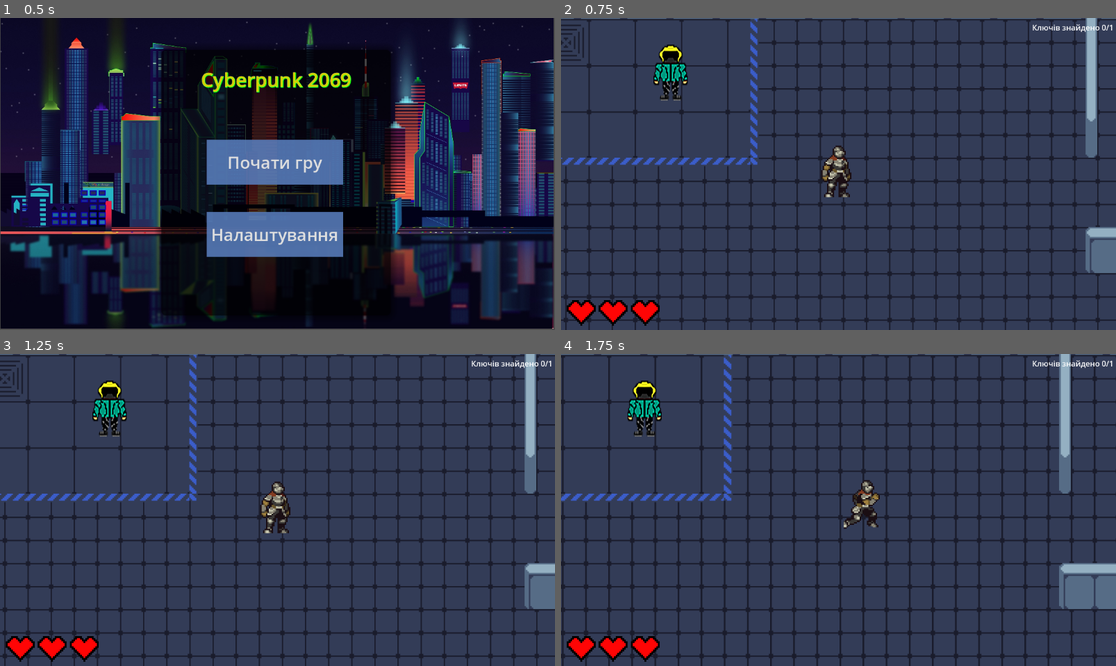
Above: before the commit, frames 1-4 (two rows, left to right).
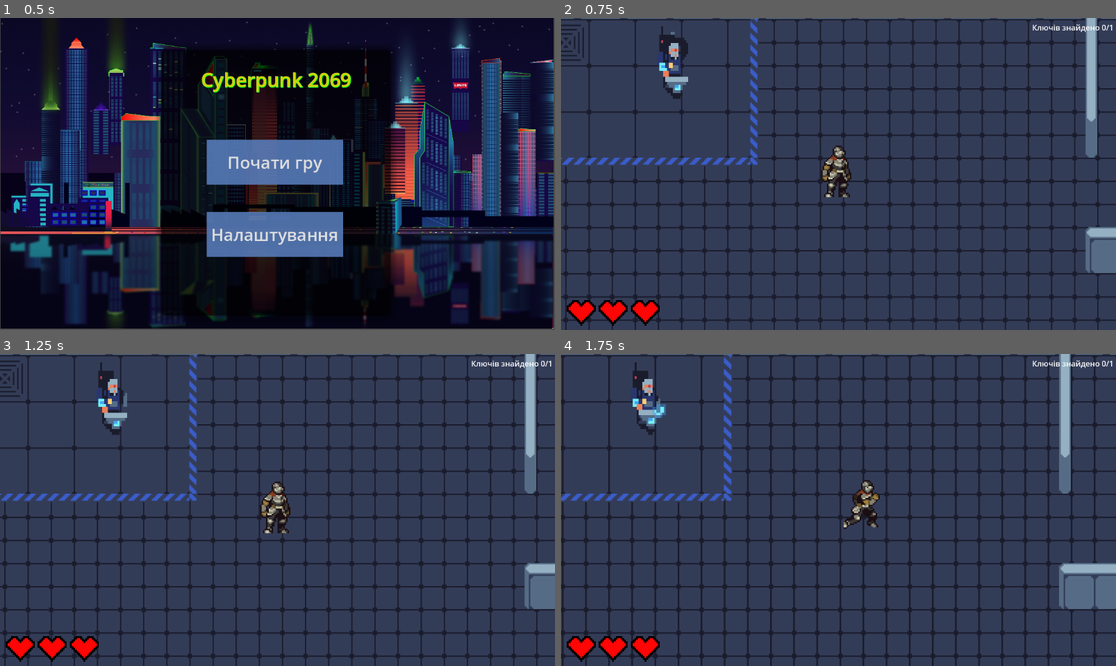
Above: after the commit, the same moments.

Repository: liketaurus/SE-practice-template
Game: Godot game, scene res://Scenes/menu.tscn
Same seed, same stepped clock (60 frames per second), same inputs: the game is played once before the commit and once after it.
Inputs:
- Up to frame 1 (0.5 s): no input
- Up to frame 2 (0.75 s): click "Почати гру" at 0.5 s
- Up to frame 3 (1.25 s): no input
- Up to frame 4 (1.75 s): tap Enter at 1.25 s; hold D from 1.28 s (still down); hold E from 1.28 s (still down)

Frame 1 is identical in both runs. In frame 2, 1.0% of the frame differs, in the area x 16-23%, y 2-27%; in frame 3, 0.9%; in frame 4, 0.9%.

Commit message:
NPC added animation

Diff:
--- a/src/Cyberpunk2069/Scenes/NPC.tscn
+++ b/src/Cyberpunk2069/Scenes/NPC.tscn
@@ -1,6 +1,6 @@
-[gd_scene load_steps=5 format=3 uid="uid://bnlke3ngdj2nv"]
+[gd_scene load_steps=7 format=3 uid="uid://bnlke3ngdj2nv"]
 
-[ext_resource type="Texture2D" uid="uid://cg1okgmagm47i" path="res://Textures/NPC.png" id="1_qoctu"]
+[ext_resource type="Texture2D" uid="uid://cg52n6nq3n86y" path="res://assets/Tech Dungeon Roguelite - Asset Pack/NPC/No Outlines/npc x1.png" id="2_0aqok"]
 [ext_resource type="Script" path="res://Scripts/dialogue.gd" id="2_tg631"]
 
 [sub_resource type="StyleBoxFlat" id="StyleBoxFlat_3gvf2"]
@@ -13,6 +13,28 @@
 
 [sub_resource type="RectangleShape2D" id="RectangleShape2D_fubd8"]
 size = Vector2(2.78, 1.88)
+
+[sub_resource type="Animation" id="Animation_2txwq"]
+resource_name = "idle"
+length = 1.6
+loop_mode = 1
+tracks/0/type = "value"
+tracks/0/imported = false
+tracks/0/enabled = true
+tracks/0/path = NodePath("Npc:frame")
+tracks/0/interp = 1
+tracks/0/loop_wrap = true
+tracks/0/keys = {
+"times": PackedFloat32Array(0, 0.3, 0.6, 0.9, 1.2),
+"transitions": PackedFloat32Array(1, 1, 1, 1, 1),
+"update": 1,
+"values": [0, 1, 2, 3, 4]
+}
+
+[sub_resource type="AnimationLibrary" id="AnimationLibrary_r60vl"]
+_data = {
+"idle": SubResource("Animation_2txwq")
+}
 
 [node name="Npc" type="Area2D"]
 script = ExtResource("2_tg631")
@@ -31,12 +53,21 @@
 4 ключі"
 
 [node name="Npc" type="Sprite2D" parent="."]
-position = Vector2(1.19209e-07, -43)
-scale = Vector2(0.159625, 0.22975)
-texture = ExtResource("1_qoctu")
+texture_filter = 1
+position = Vector2(1.52588e-05, -64)
+scale = Vector2(2.67799, 3.85446)
+texture = ExtResource("2_0aqok")
+hframes = 6
+vframes = 3
+frame = 4
 
 [node name="CollisionShape2D" type="CollisionShape2D" parent="."]
 position = Vector2(-31, -15)
 scale = Vector2(100, 100)
 shape = SubResource("RectangleShape2D_fubd8")
 debug_color = Color(0.796078, 0.34902, 0.623529, 0.419608)
+
+[node name="AnimationPlayer" type="AnimationPlayer" parent="."]
+libraries = {
+"": SubResource("AnimationLibrary_r60vl")
+}
--- a/src/Cyberpunk2069/Scripts/dialogue.gd
+++ b/src/Cyberpunk2069/Scripts/dialogue.gd
@@ -5,6 +5,8 @@
 func _ready() -> void:
 	connect("body_entered", _on_body_entered)
 	connect("body_exited", _on_body_exited)
+
+	$AnimationPlayer.play("idle")
 
 func _process(delta):
 	if Input.is_key_pressed(KEY_E) and player_in_area:
